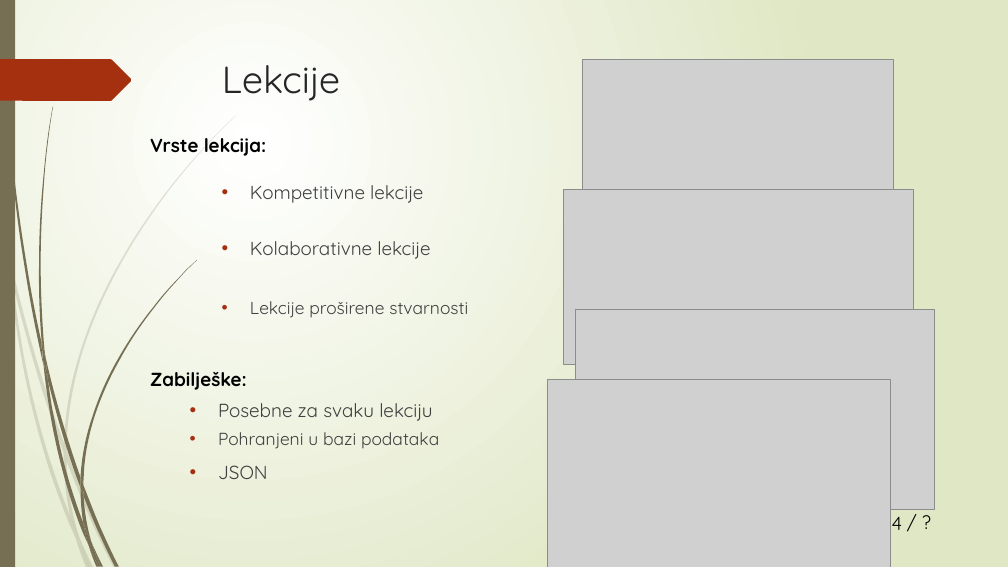
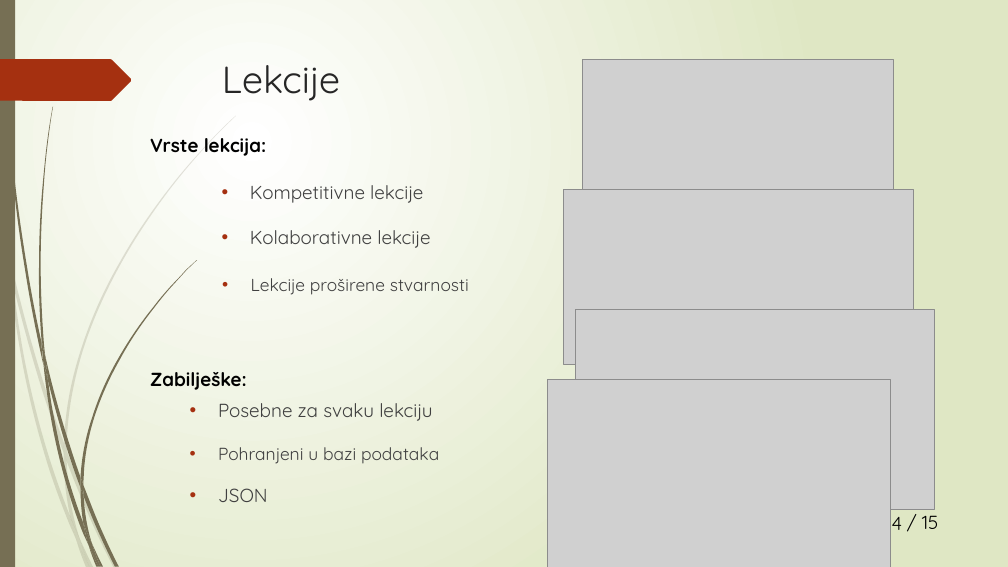
Before and after one commit to RokiFoki/Diplomski, a slide deck: slide 4 of Prezentacija.pptx. Drawn at 1008x567 pixels with LibreOffice and Linux fonts; fonts in the diff are those of the drawing; grey boxes stand for pictures. Boxes give left, top, right and bottom in pixels: in the first picture for what was removed or moved away, otherwise in the second. Text is boxed around its words. In the diff, an @@ line names an element or a change of style, - is before the commit and + after.

```diff
--- a/Prezentacija.pptx
+++ b/Prezentacija.pptx
@@ text "Kolaborativne lekcije": place and size @@
-text "Kolaborativne lekcije" at bbox=[250, 241, 430, 259]
+text "Kolaborativne lekcije" at bbox=[250, 230, 430, 248]
@@ text "Lekcije proširene stvarnosti": place and size @@
-text "Lekcije proširene stvarnosti" at bbox=[250, 301, 468, 318]
+text "Lekcije proširene stvarnosti" at bbox=[251, 278, 469, 295]
@@ text "Pohranjeni u bazi podataka": place and size @@
-text "Pohranjeni u bazi podataka" at bbox=[218, 432, 439, 449]
+text "Pohranjeni u bazi podataka" at bbox=[218, 447, 439, 464]
@@ text "JSON": place and size @@
-text "JSON" at bbox=[218, 465, 268, 479]
+text "JSON" at bbox=[218, 488, 268, 502]
@@ text removed at bbox=[900, 507, 954, 537] @@
-/ ?
@@ text added at bbox=[922, 509, 939, 529], 18 pt, text #000000 @@
+/ 15
```
Also in this commit, not shown: 5 other slides changed, 8 slides added, 2 slides removed, 28 other files.
